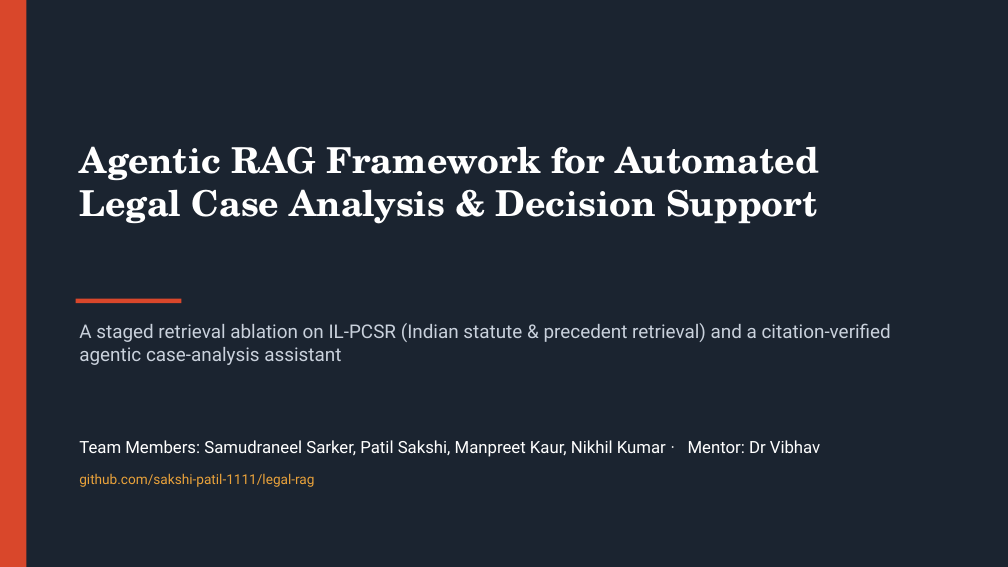
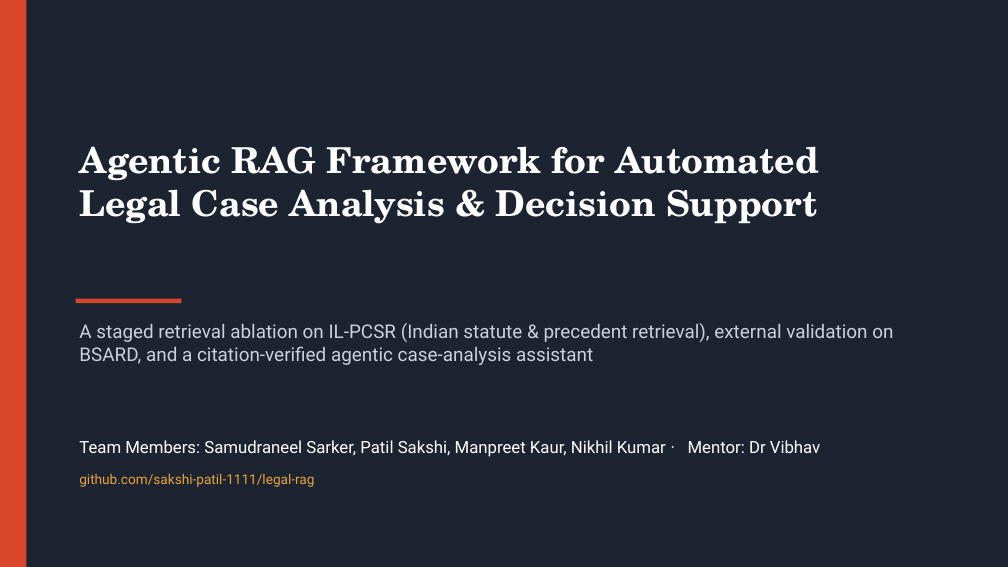
Before and after one commit to sakshi-patil-1111/legal-rag, a slide deck: slide 1 of BTech_Latex_Report/Legal_RAG_Project.pptx. Drawn at 1008x567 pixels with LibreOffice and Linux fonts; fonts in the diff are those of the drawing. Boxes give left, top, right and bottom in pixels: in the first picture for what was removed or moved away, otherwise in the second. Text is boxed around its words. In the diff, an @@ line names an element or a change of style, - is before the commit and + after.

Commit message:
add bsard slide and external validation cross-refs

```diff
--- a/BTech_Latex_Report/Legal_RAG_Project.pptx
+++ b/BTech_Latex_Report/Legal_RAG_Project.pptx
@@ text at bbox=[79, 323, 893, 365]: text changed @@
-A staged retrieval ablation on IL-PCSR (Indian statute & precedent retrieval) and a citation-verified agentic case-analysis assistant
+A staged retrieval ablation on IL-PCSR (Indian statute & precedent retrieval), external validation on BSARD, and a citation-verified agentic case-analysis assistant
```
Also in this commit, not shown: 14 other slides changed, 1 slide added, 2 other files.
